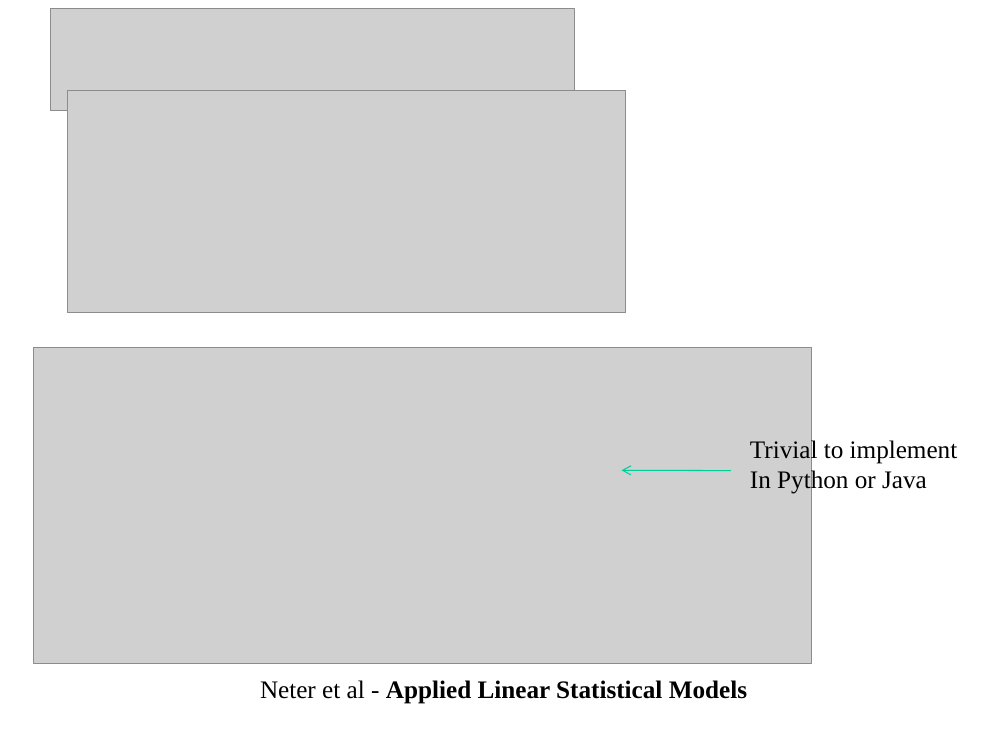
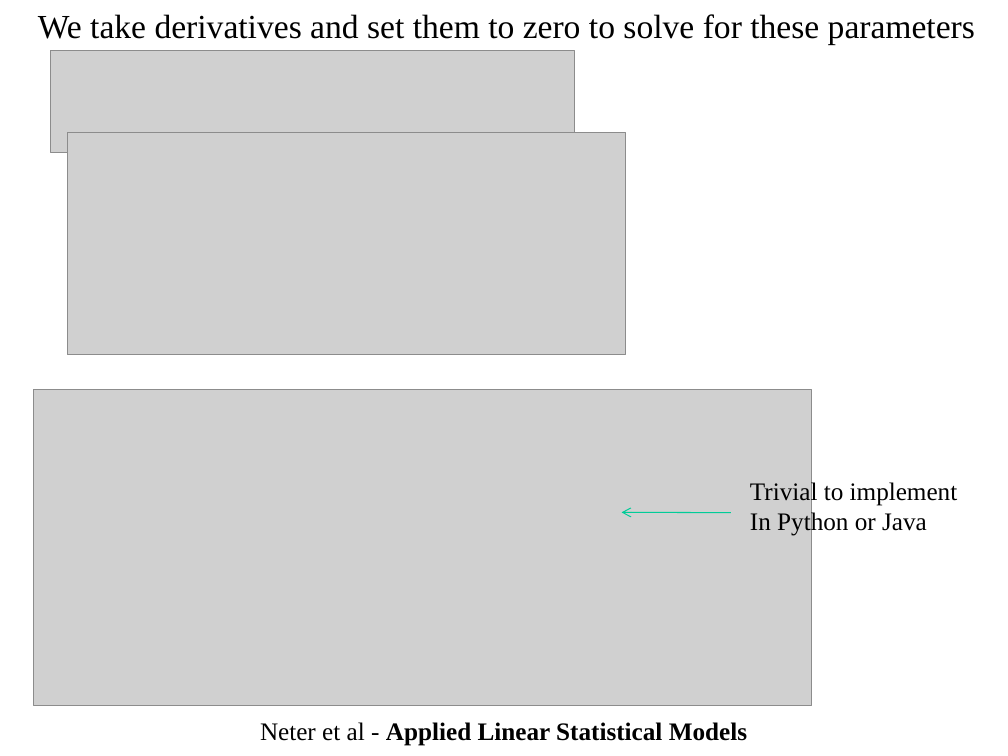
Before and after one commit to afodor/afodor.github.io, a slide deck: slide 50 of classes/stats2016/Lecture14.ppt. Drawn at 1008x756 pixels with LibreOffice and Linux fonts; fonts in the diff are those of the drawing; grey boxes stand for pictures. Boxes give left, top, right and bottom in pixels: in the first picture for what was removed or moved away, otherwise in the second. Text is boxed around its words. In the diff, an @@ line names an element or a change of style, - is before the commit and + after.

```diff
--- a/classes/stats2016/Lecture14.ppt
+++ b/classes/stats2016/Lecture14.ppt
@@ text added at (38, 14, 975, 45), 24 pt, text #000000 @@
+We take derivatives and set them to zero to solve for these parameters
@@ text "Trivial to implement": place and size @@
-text "Trivial to implement" at (750, 438, 958, 495)
+text "Trivial to implement" at (750, 480, 958, 537)
@@ 3 pictures, 1 text, 1 arrow: place and size @@
-3 pictures, 1 text, 1 arrow at (33, 8, 811, 704)
+3 pictures, 1 text, 1 arrow at (33, 50, 811, 746)
```
Also in this commit, not shown: 3 other slides changed, 1 other file.
